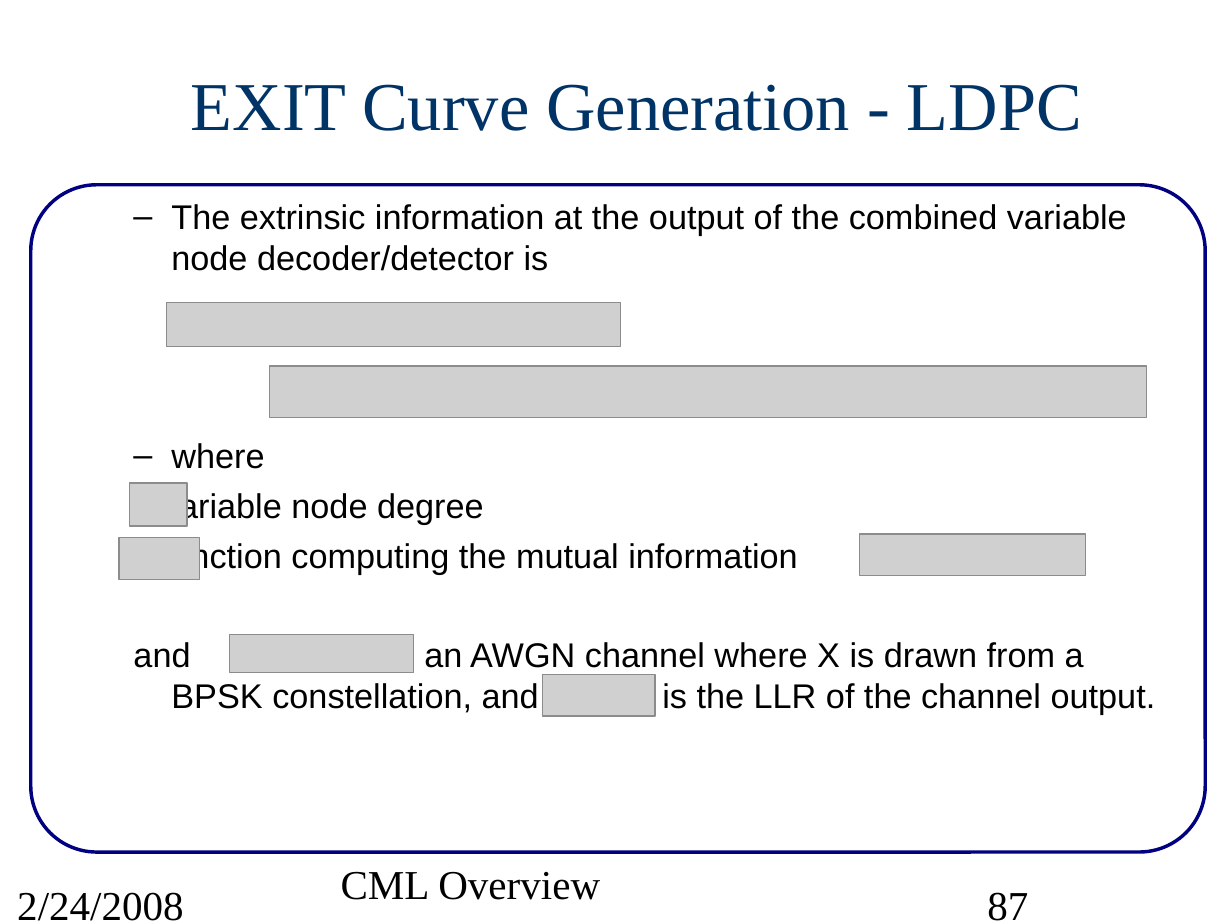
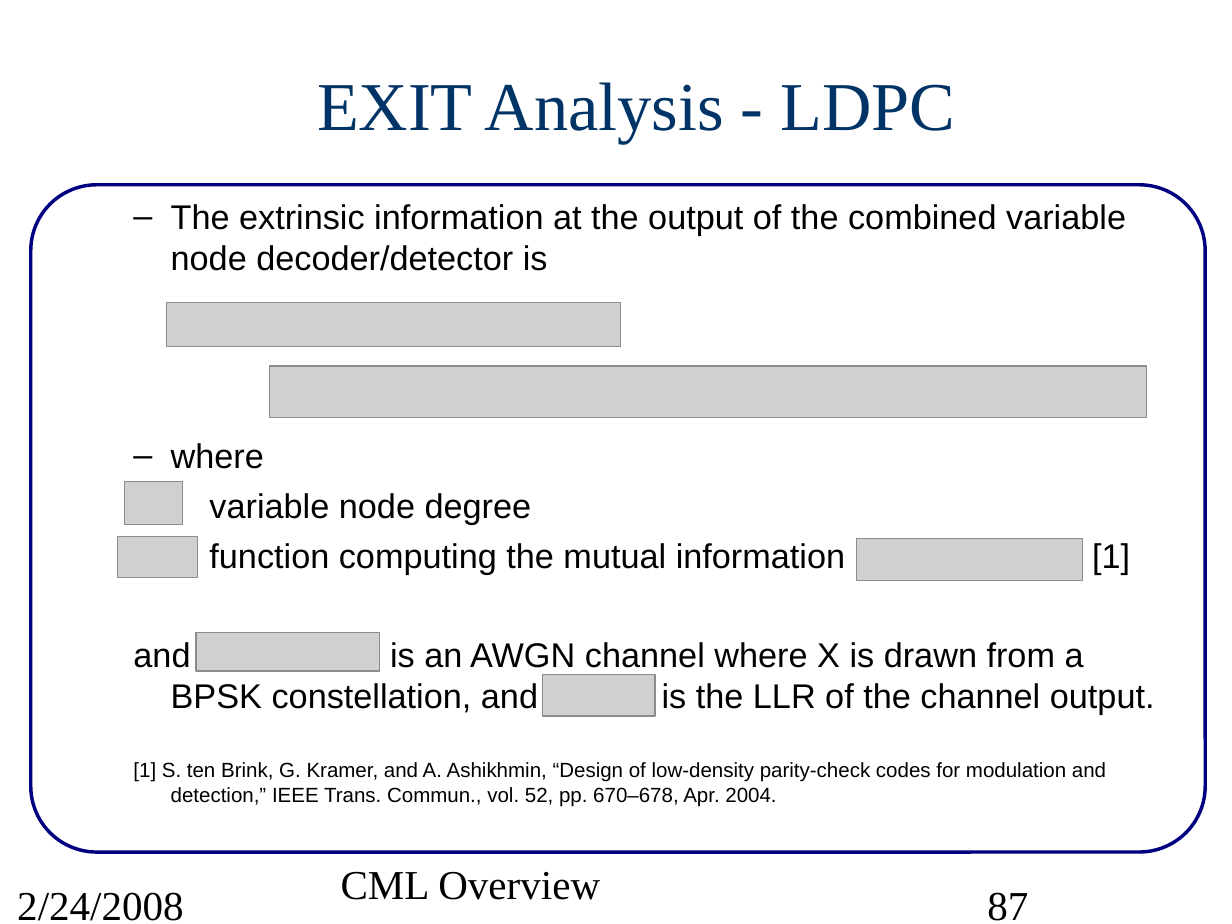
Before and after one commit to marcusmueller/iscml, a slide deck: slide 87 of pcs/projects/cml/doc/src/CMLoverview.ppt. Drawn at 1232x924 pixels with LibreOffice and Linux fonts; fonts in the diff are those of the drawing; grey boxes stand for pictures. Boxes give left, top, right and bottom in pixels: in the first picture for what was removed or moved away, otherwise in the second. Text is boxed around its words. In the diff, an @@ line names an element or a change of style, - is before the commit and + after.

Commit message:
Added EXIT tutorial to CML overview slides.

```diff
--- a/pcs/projects/cml/doc/src/CMLoverview.ppt
+++ b/pcs/projects/cml/doc/src/CMLoverview.ppt
@@ title at (x1=317, y1=82, x2=956, y2=143): text changed @@
-EXIT Curve Generation - LDPC
+EXIT Analysis - LDPC
@@ text at (x1=133, y1=204, x2=1155, y2=714): indent changed @@
@@ picture moved from (x1=129, y1=483, x2=187, y2=526) to (x1=124, y1=482, x2=182, y2=525) @@
@@ picture moved from (x1=860, y1=533, x2=1087, y2=575) to (x1=856, y1=538, x2=1083, y2=580) @@
@@ text at (x1=209, y1=543, x2=1130, y2=574): text changed @@
-  function computing the mutual information
+  function computing the mutual information [1]
@@ picture moved from (x1=229, y1=634, x2=413, y2=673) to (x1=196, y1=633, x2=379, y2=671) @@
@@ text at (x1=133, y1=762, x2=1106, y2=807): paragraph added @@
+  [1] S. ten Brink, G. Kramer, and A. Ashikhmin, “Design of low-density parity-check codes for modulation and detection,” IEEE Trans. Commun., vol. 52, pp. 670–678, Apr. 2004.
```
Also in this commit, not shown: 87 other slides changed, 3 slides added, 1 slide removed, 1 other file.
